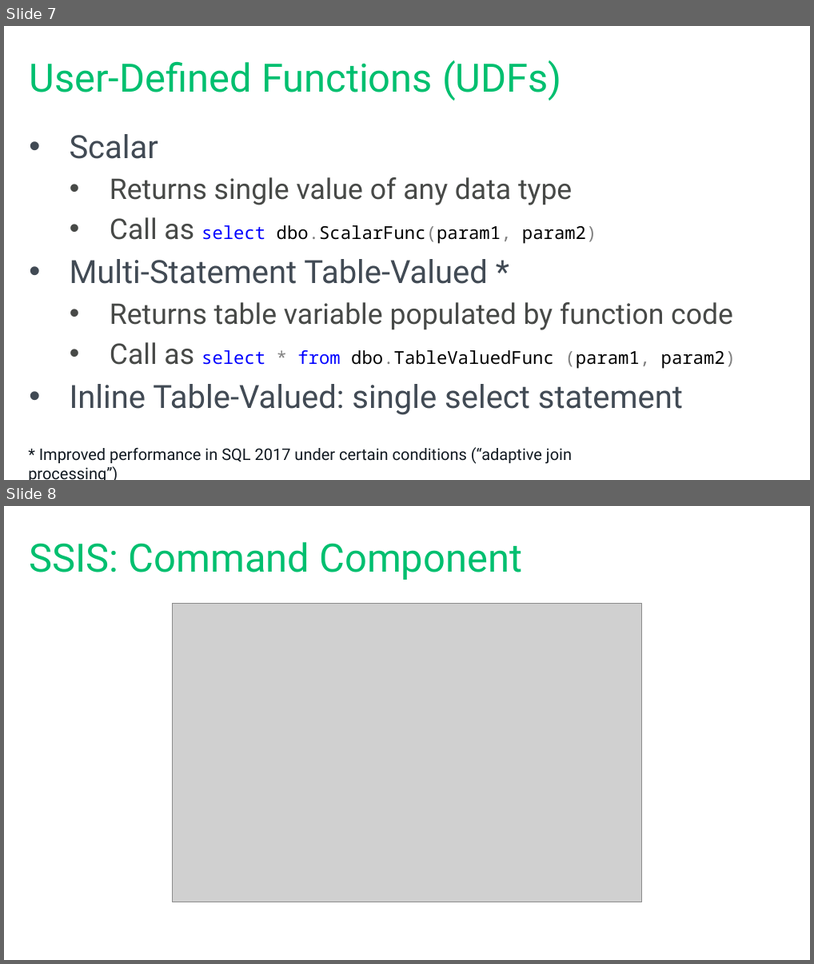
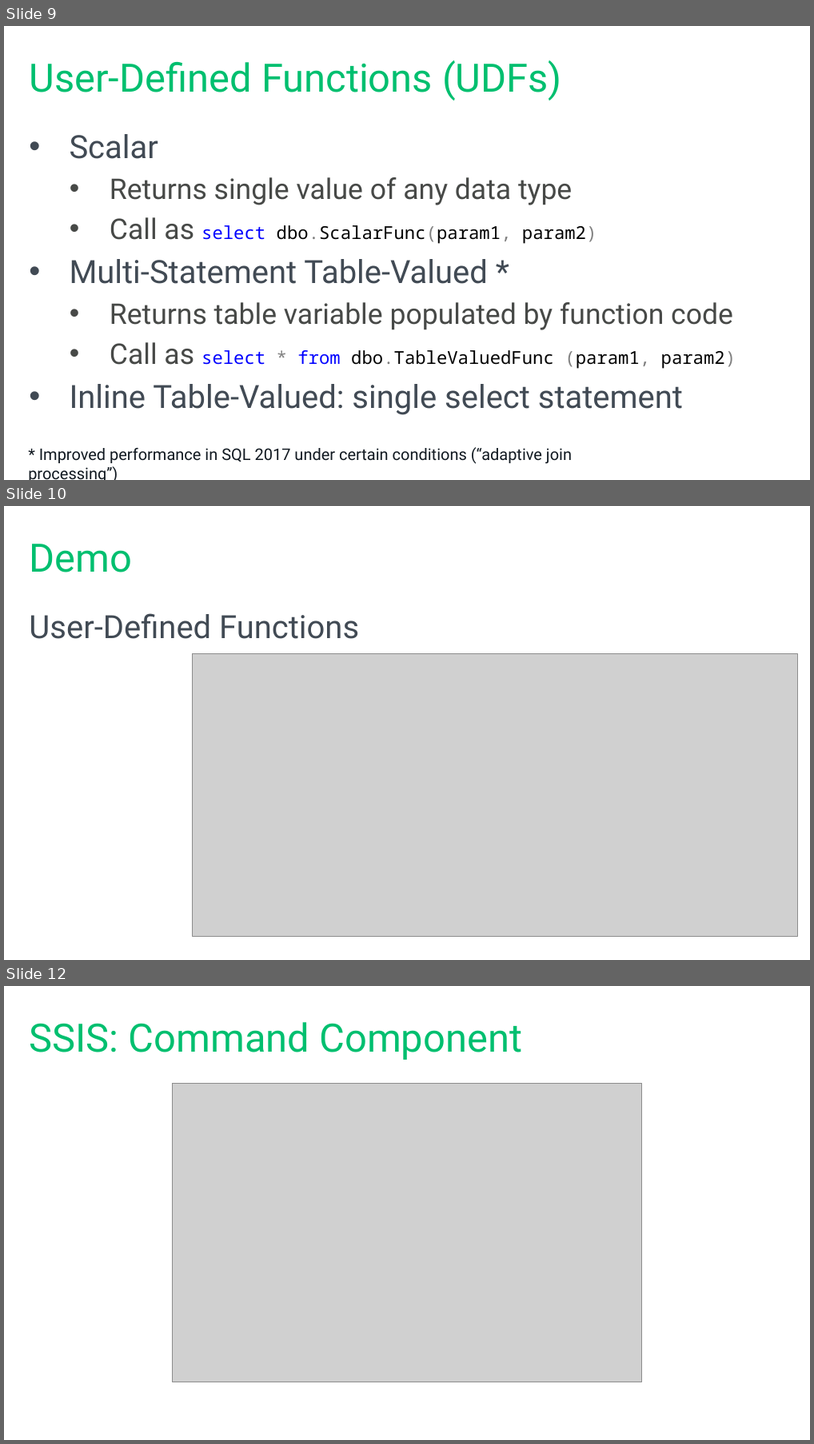
Before and after one commit to tf3604/SetMeUp, a slide deck: HowToThinkInSets.pptx. Shown one above the other, each under a label of ours: slides 7 and 8 before the commit, slides 9, 10 and 12 after it; the slides between them are not shown. The pictures are 814x964 and 814x1444 pixels, drawn with LibreOffice and Linux fonts; fonts in the diff are those of the drawing; grey boxes stand for pictures; background and template pictures are left out. Boxes give left, top, right and bottom in pixels: in the first picture for what was removed or moved away, otherwise in the second. Text is boxed around its words. In the diff, an @@ line names an element or a change of style, - is before the commit and + after.

Commit message:
More slides, including demo slides.

```diff
--- a/HowToThinkInSets.pptx
+++ b/HowToThinkInSets.pptx
@@ slide 10 added at (x1=4, y1=506, x2=810, y2=960), background #FFFFFF @@
@@ title added at (x1=30, y1=544, x2=133, y2=572), 44 pt, text #00BF6F @@
+Demo
@@ text added at (x1=29, y1=613, x2=359, y2=639), 36 pt, text #414A54 @@
+User-Defined Functions
@@ picture added at (x1=192, y1=653, x2=798, y2=936) @@
@@ what was slide 7 is now slide 9 @@
@@ what was slide 8 is now slide 12 @@
```
Also in this commit, not shown: 3 slides changed, 7 other slides added.
